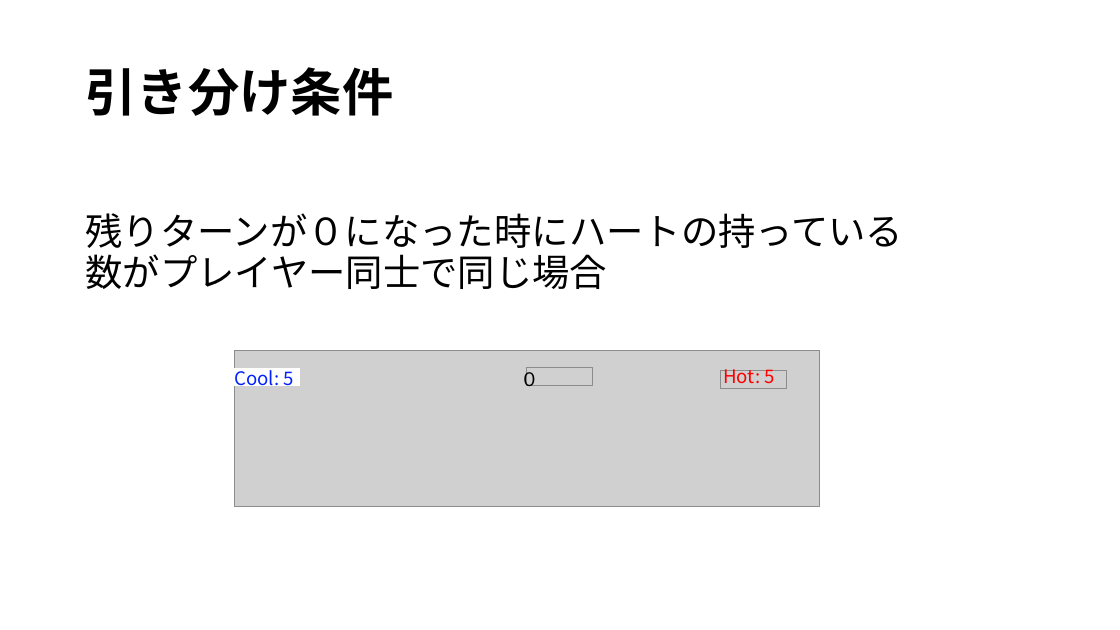
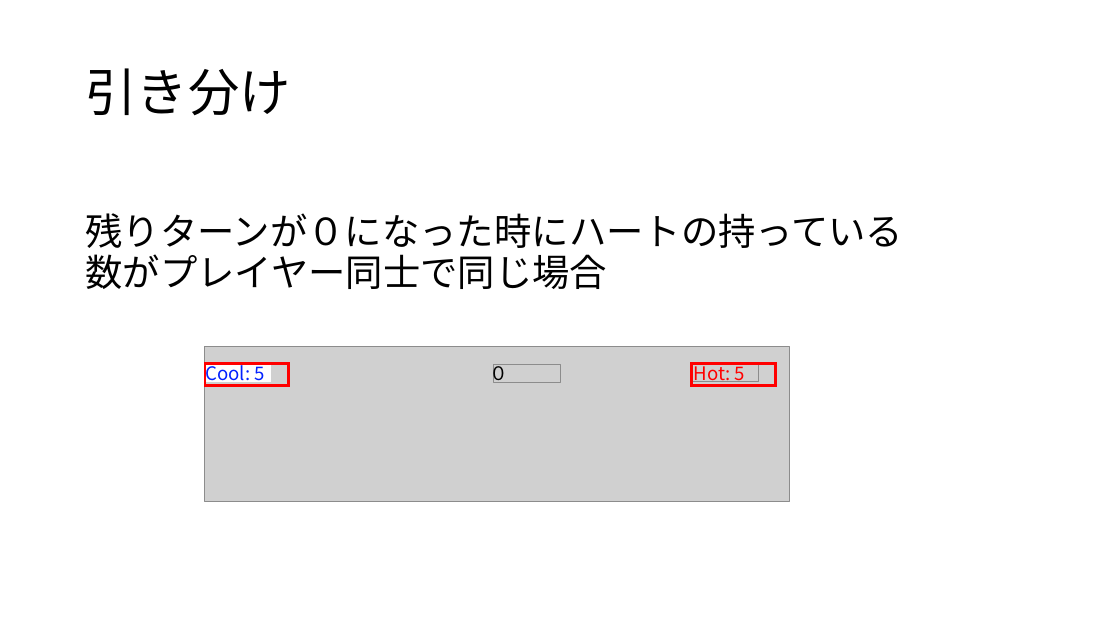
Before and after one commit to noko1024/ChaserDoc, a slide deck: slide 14 of New_U-16.pptx. Drawn at 1120x630 pixels with LibreOffice and Linux fonts; fonts in the diff are those of the drawing; grey boxes stand for pictures. Boxes give left, top, right and bottom in pixels: in the first picture for what was removed or moved away, otherwise in the second. Text is boxed around its words. In the diff, an @@ line names an element or a change of style, - is before the commit and + after.

```diff
--- a/New_U-16.pptx
+++ b/New_U-16.pptx
@@ title at (85, 68, 290, 116): text changed; bold off @@
-引き分け条件
+引き分け
@@ 3 texts, 2 pictures, 1 rectangle: place and size @@
-3 texts, 2 pictures, 1 rectangle at (234, 351, 819, 507)
+3 texts, 2 pictures, 1 rectangle at (205, 347, 790, 502)
@@ rectangle added at (205, 364, 289, 386), outline #FF0000 2.25 pt @@
@@ picture: place and size @@
-picture at (526, 368, 592, 386)
+picture at (493, 365, 560, 382)
@@ rectangle added at (691, 364, 776, 386), outline #FF0000 2.25 pt @@
```
Also in this commit, not shown: 13 other slides changed, 2 slides added, 6 slides removed.
